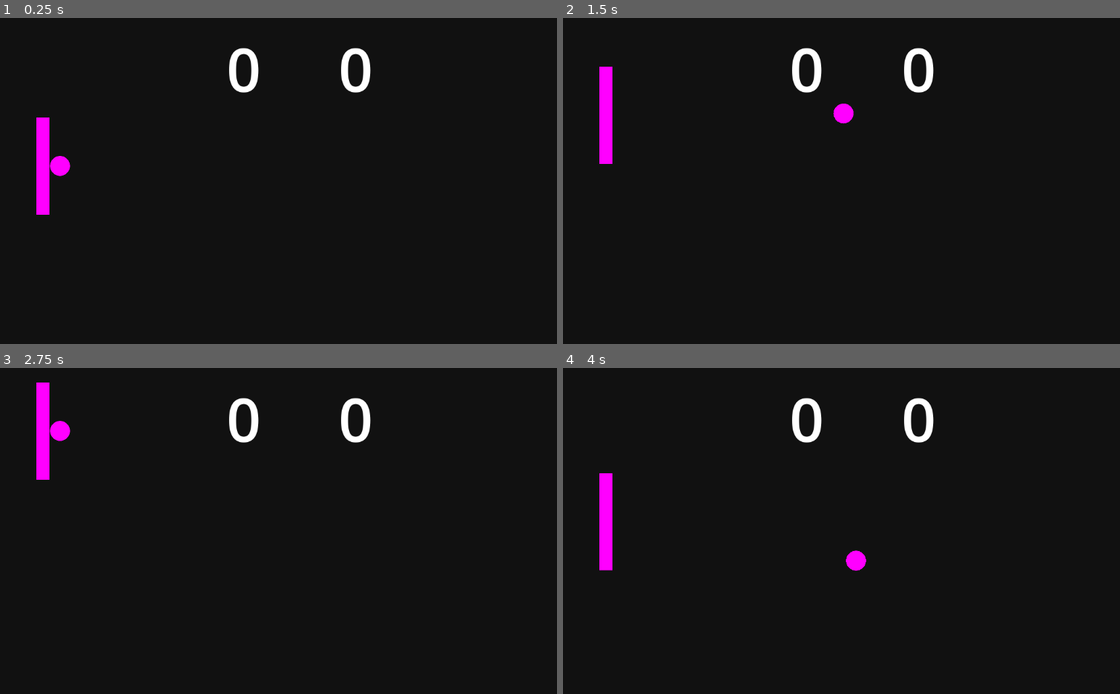
Above: before the commit, frames 1-4 (two rows, left to right).
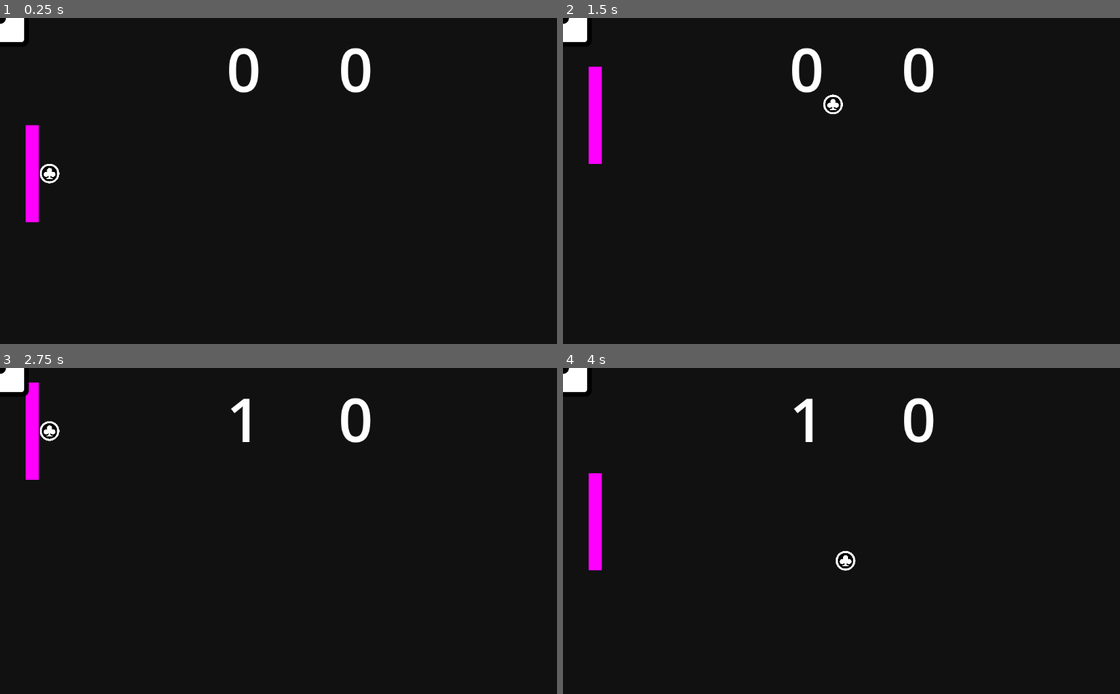
Above: after the commit, the same moments.

Repository: tnrbns/gnop_137
Game: Godot game, scene res://scenes/gameplay.tscn
The game is run twice, just before and just after one commit, with the same random seed, the same clock (stepped at 60 frames per second) and the same inputs. This scene is started directly instead of the project's main scene.
Inputs (mouse positions are in pixels of both pictures, inside the frame that each line leads up to):
- Up to frame 1 (0.25 s): no input
- Up to frame 2 (1.5 s): tap Enter at 0.5 s; move the mouse to (980, 164) at 0.52 s; hold W 0.53-1.28 s; click (980, 164) at 0.6 s; move the mouse to (735, 197) at 1.27 s; hold S from 1.28 s (still down); click (735, 197) at 1.35 s
- Up to frame 3 (2.75 s): move the mouse to (350, 459) at 2.02 s; release S at 2.03 s; hold W from 2.03 s (still down); tap I at 2.1 s; click (350, 459) at 2.3 s
- Up to frame 4 (4 s): move the mouse to (824, 596) at 2.77 s; tap K at 2.85 s; click (824, 596) at 3.05 s; move the mouse to (1025, 579) at 3.52 s; release W at 3.53 s; hold S from 3.53 s (still down); click (1025, 579) at 3.6 s

The runs differ from the first frame. In frame 1, 1.7% of the frame differs, in the area x 0-13%, y 0-63%; in frame 2, 1.8%; in frame 3, 2.1%; in frame 4, 2.2%, in the area x 0-55%, y 0-63%.

Commit message:
block behavior

Diff:
--- a/src/elements/ball.tscn
+++ b/src/elements/ball.tscn
@@ -1,8 +1,7 @@
 [gd_scene load_steps=4 format=3 uid="uid://cchhhdpqgurr8"]
 
 [ext_resource type="Script" path="res://scripts/ball.gd" id="1_ekawm"]
-
-[sub_resource type="SphereMesh" id="SphereMesh_3shpt"]
+[ext_resource type="Texture2D" uid="uid://2mvtvc16t4l2" path="res://assets/club_black.png" id="2_vu3ce"]
 
 [sub_resource type="CircleShape2D" id="CircleShape2D_gbq8m"]
 radius = 20.025
@@ -12,11 +11,10 @@
 collision_mask = 2
 script = ExtResource("1_ekawm")
 
-[node name="MeshInstance2D" type="MeshInstance2D" parent="."]
-modulate = Color(1, 0, 1, 1)
-position = Vector2(3.8147e-06, 4.76837e-07)
-scale = Vector2(39.5442, 39.5442)
-mesh = SubResource("SphereMesh_3shpt")
+[node name="ClubBlack" type="Sprite2D" parent="."]
+position = Vector2(0.1875, 0.187498)
+scale = Vector2(0.09275, 0.09275)
+texture = ExtResource("2_vu3ce")
 
 [node name="CollisionShape2D" type="CollisionShape2D" parent="."]
 shape = SubResource("CircleShape2D_gbq8m")
--- /dev/null
+++ b/src/elements/block.tscn
@@ -0,0 +1,18 @@
+[gd_scene load_steps=3 format=3 uid="uid://kgy2jdn2xc7u"]
+
+[ext_resource type="Texture2D" uid="uid://dhur0jnectbiq" path="res://assets/1_white.png" id="1_667lw"]
+
+[sub_resource type="RectangleShape2D" id="RectangleShape2D_5ys5l"]
+size = Vector2(460, 464)
+
+[node name="Block" type="Area2D"]
+collision_layer = 2
+
+[node name="1White" type="Sprite2D" parent="."]
+scale = Vector2(0.25, 0.25)
+texture = ExtResource("1_667lw")
+
+[node name="CollisionShape2D" type="CollisionShape2D" parent="."]
+position = Vector2(0.5, 0)
+scale = Vector2(0.25, 0.25)
+shape = SubResource("RectangleShape2D_5ys5l")
--- a/src/scenes/Game.gd
+++ b/src/scenes/Game.gd
@@ -1,4 +1,15 @@
 extends Node2D
+
+var block = preload("res://elements/block.tscn")
+
+func _ready():
+	inst(Vector2(600,700))
+	inst(Vector2(700,800))
+
+
+func inst(pos):
+	var instance = block.instantiate()
+	add_child(instance)
 
 func _process(_delta):
 	$Label.text = str(Main.p1_score)
@@ -10,10 +21,16 @@
 func _on_bottom_area_entered(area):
 	area.direction.y *= -1
 
+func _on_block_area_entered(area):
+	area.direction.x *= -1
+	if area.direction.x > 0:
+		Main.p1_score += 1
+	else:
+		Main.p2_score += 1
+	print("hit!")
+
 func _on_left_area_entered(area):
-	area.global_position = Vector2(576,320)
 	Main.p2_score += 1
 
 func _on_right_area_entered(area):
-	area.global_position = Vector2(576,320)
 	Main.p1_score += 1
--- a/src/scenes/gameplay.tscn
+++ b/src/scenes/gameplay.tscn
@@ -1,8 +1,10 @@
-[gd_scene load_steps=7 format=3 uid="uid://dxvlvqf5xovse"]
+[gd_scene load_steps=9 format=3 uid="uid://dxvlvqf5xovse"]
 
 [ext_resource type="Script" path="res://scenes/Game.gd" id="1_dyyl3"]
 [ext_resource type="PackedScene" uid="uid://dndaf10u8xrnh" path="res://elements/player.tscn" id="1_ymufi"]
 [ext_resource type="PackedScene" uid="uid://cchhhdpqgurr8" path="res://elements/ball.tscn" id="2_vfwaw"]
+[ext_resource type="PackedScene" uid="uid://kgy2jdn2xc7u" path="res://elements/block.tscn" id="3_3bf17"]
+[ext_resource type="Script" path="res://scripts/block.gd" id="4_dv2f8"]
 
 [sub_resource type="RectangleShape2D" id="RectangleShape2D_0qtug"]
 size = Vector2(6.0075, 0.315)
@@ -56,7 +58,13 @@
 shape = SubResource("RectangleShape2D_0qtug")
 
 [node name="Player" parent="." instance=ExtResource("1_ymufi")]
-position = Vector2(84, 294)
+position = Vector2(63, 309)
+
+[node name="Block" parent="." instance=ExtResource("3_3bf17")]
+visible = false
+position = Vector2(-160, 87)
+collision_mask = 4
+script = ExtResource("4_dv2f8")
 
 [node name="Ball" parent="." instance=ExtResource("2_vfwaw")]
 visible = false
@@ -102,3 +110,4 @@
 [connection signal="area_entered" from="Bottom" to="." method="_on_bottom_area_entered"]
 [connection signal="area_entered" from="Left" to="." method="_on_left_area_entered"]
 [connection signal="area_entered" from="Right" to="." method="_on_right_area_entered"]
+[connection signal="area_entered" from="Block" to="." method="_on_block_area_entered"]
--- a/src/scripts/ball.gd
+++ b/src/scripts/ball.gd
@@ -6,7 +6,7 @@
 var player = null
 
 # Define the game boundaries explicitly
-var bounds = Rect2(Vector2(20,10), Vector2(1100, 640))
+var bounds = Rect2(Vector2.ZERO, Vector2(1152, 648))
 
 func _process(delta):
 	if is_attached and player:
@@ -43,10 +43,3 @@
 	# Set the initial direction and detach from the player
 	is_attached = false
 	direction = initial_direction
-#
-#func reset_to_player():
-	## Reset the ball to the player's position and reattach it
-	#if player:
-		#is_attached = true
-		#global_position = player.global_position + Vector2(-35, 0) # Offset as needed
-		#direction = Vector2.ZERO
--- /dev/null
+++ b/src/scripts/block.gd
@@ -0,0 +1 @@
+extends Area2D
--- a/src/scripts/main.gd
+++ b/src/scripts/main.gd
@@ -1,5 +1,4 @@
 extends Node
-
 var side = 'p1'
 var p1_score = 0
 var p2_score = 0
--- a/src/scripts/player_2d.gd
+++ b/src/scripts/player_2d.gd
@@ -26,10 +26,9 @@
 		ball.player = self # Pass reference of the player to the ball
 		get_parent().add_child(ball)
 		if side == 'p1':
-			ball.global_position = global_position + Vector2(35, 0) # Offset as needed
+			ball.global_position = global_position + Vector2(-35, 0) # Offset as needed
 		else:
-			ball.global_position = global_position + Vector2(35, 0) # Offset as needed
-
+			ball.global_position = global_position + Vector2(-35, 0) # Offset as needed
 
 	# Shoot the ball
 	if Input.is_action_just_pressed("shoot") and ball.is_attached:
